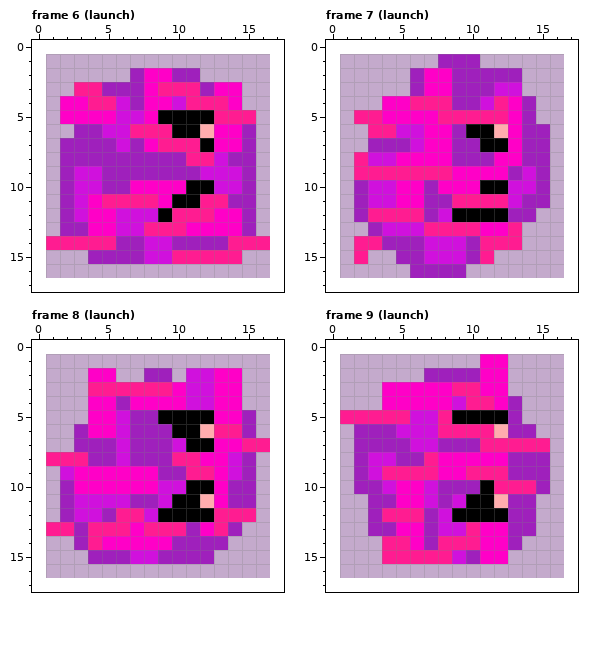
Pixel-art file: assets/enemies/suicido/pinkball.aseprite. Above: the version before the commit.
16x16 pixels, 15 frames. Shown: frame 6 (launch), frame 7 (launch), frame 8 (launch), frame 9 (launch). The old version is drawn lined up with the new one, on the new canvas. The commit also changed other frames, which this record leaves out.
Now the later version:
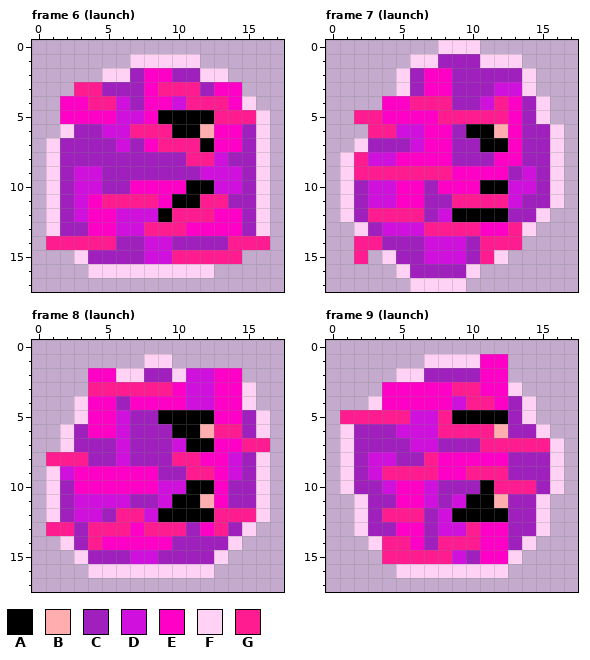
Palette (. is transparent): A #000000  B #ffadae  C #9f20bc  D #d011dd  E #ff00c7  F #ffd1f5  G #ff1c91
Changes in this commit:
canvas 16x16 -> 18x18, the old top-left corner now at 1,1
Frame 6 (launch):
The edit adds colour F in row 1 at x 7 to 11; in row 2 at x 5 to 6 and 12 to 13; in row 4 at x 15; in row 5 at x 16; in row 6 at x 2 and 16; in rows 7 to 13 at x 1 and 16.
The edit adds colour F in row 15 at x 3; in row 16 at x 4 to 12.
Frame 7 (launch):
The edit adds colour F in row 0 at x 8 to 10; in row 1 at x 6 to 7 and 11 to 13; in rows 2 to 3 at x 5 and 14; in rows 4 to 5 at x 15; in row 6 at x 16; in row 7 at x 2 and 16.
The edit adds colour F in rows 8 to 11 at x 1 and 16; in row 12 at x 1 and 15; in row 13 at x 2 and 14; in row 15 at x 4 and 12; in row 16 at x 5 and 10; in row 17 at x 6 to 9.
Frame 8 (launch):
The edit adds colour F in row 1 at x 8 to 9; in row 2 at x 6 to 7 and 10; in row 3 at x 15; in row 4 at x 3 and 15; in row 5 at x 3 and 16; in row 6 at x 2 and 16.
The edit adds colour F in row 7 at x 2; in row 8 at x 16; in rows 9 to 12 at x 1 and 16; in row 13 at x 15; in row 14 at x 2 and 14; in row 15 at x 3 and 13.
The edit adds colour F in row 16 at x 4 to 12.
Frame 9 (launch):
The edit adds colour F in row 1 at x 7 to 10; in row 2 at x 5 to 6; in row 3 at x 13; in row 4 at x 3 and 14; in row 5 at x 14; in row 6 at x 1 and 15.
The edit adds colour F in rows 7 to 10 at x 1 and 16; in rows 11 to 13 at x 2 and 15; in row 14 at x 3 and 14; in row 15 at x 13; in row 16 at x 5 to 12.
